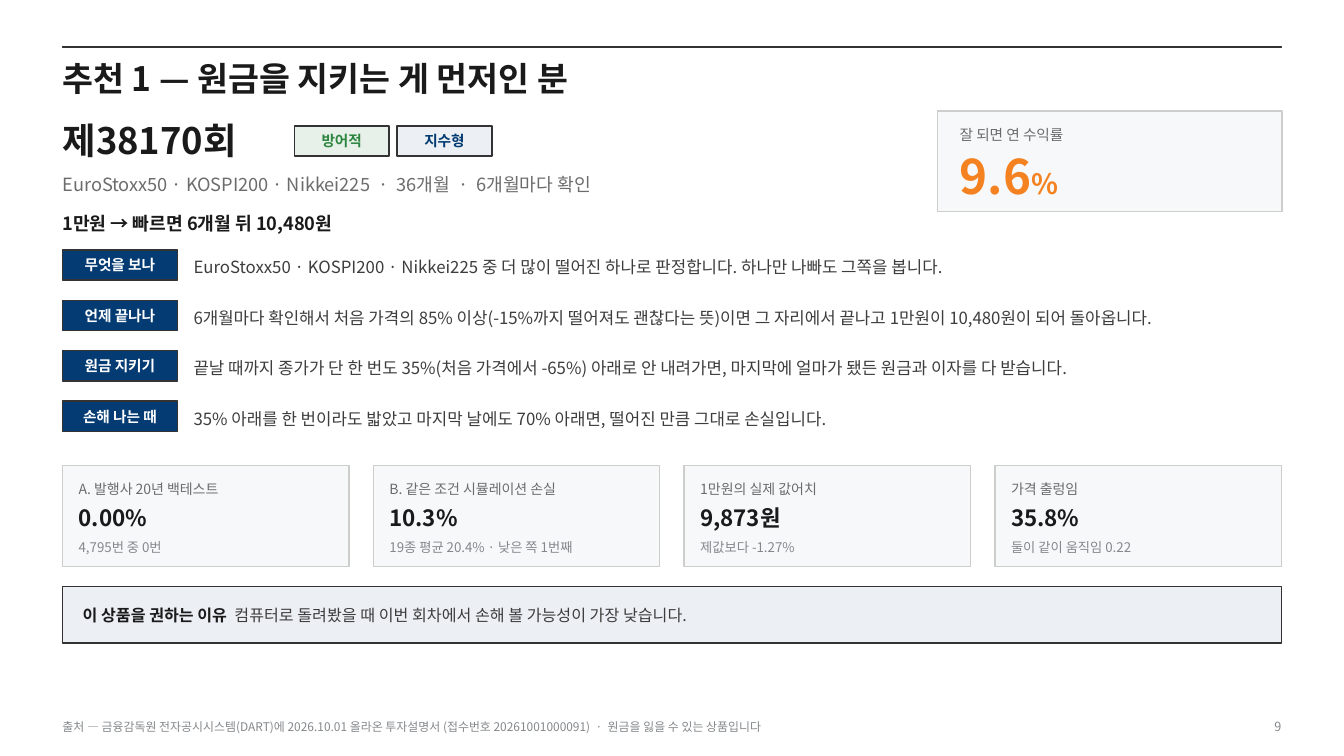
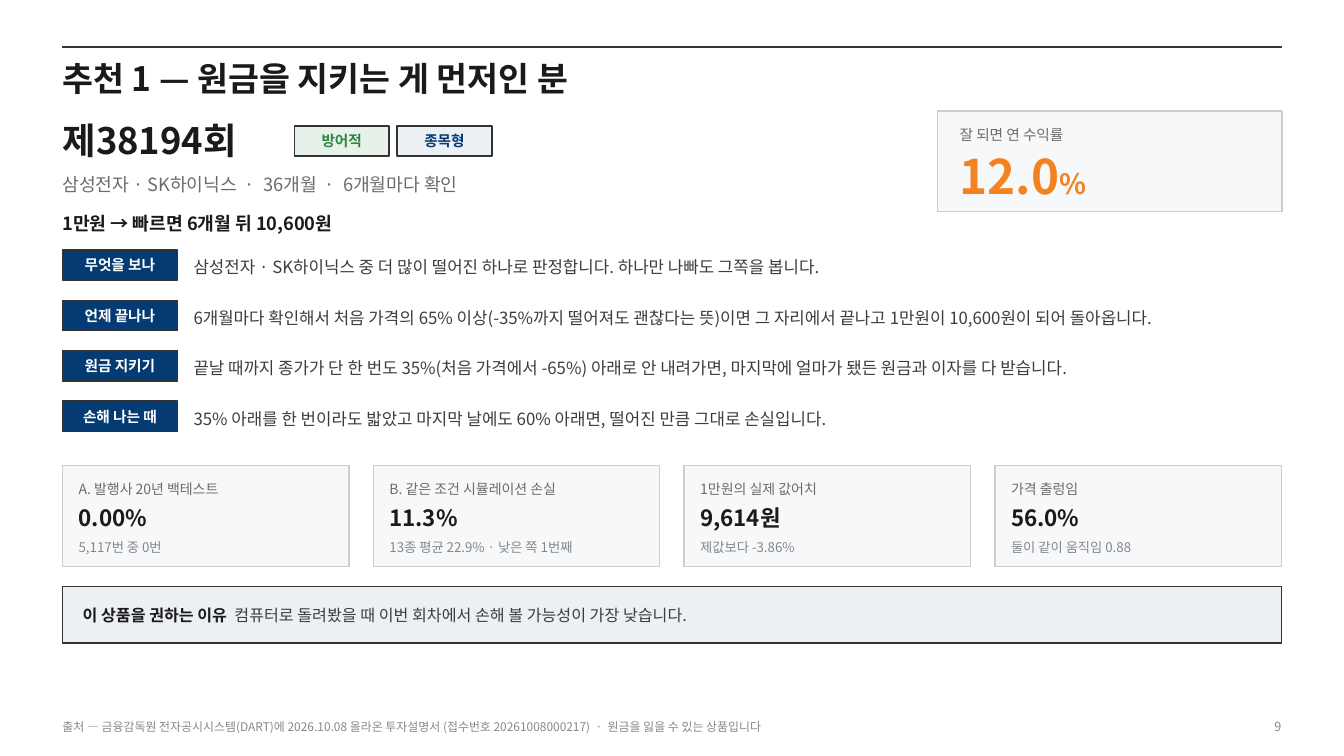
Before and after one commit to hanaroline/work_1, a slide deck: slide 9 of els-analysis-deck.pptx. Drawn at 1344x756 pixels with LibreOffice and Linux fonts; fonts in the diff are those of the drawing. Boxes give left, top, right and bottom in pixels: in the first picture for what was removed or moved away, otherwise in the second. Text is boxed around its words. In the diff, an @@ line names an element or a change of style, - is before the commit and + after.

```diff
--- a/els-analysis-deck.pptx
+++ b/els-analysis-deck.pptx
@@ text at [63,123,238,158]: text changed @@
-제38170회
+제38194회
@@ text at [424,133,464,148]: text changed @@
-지수형
+종목형
@@ text at [62,176,457,193]: text changed @@
-EuroStoxx50 · KOSPI200 · Nikkei225 · 36개월 · 6개월마다 확인
+삼성전자 · SK하이닉스 · 36개월 · 6개월마다 확인
@@ text at [960,158,1060,195]: text changed @@
-9.6%
+12.0%
@@ text at [62,214,332,234]: text changed @@
-1만원 → 빠르면 6개월 뒤 10,480원
+1만원 → 빠르면 6개월 뒤 10,600원
@@ text at [194,259,819,275]: text changed @@
-EuroStoxx50 · KOSPI200 · Nikkei225 중 더 많이 떨어진 하나로 판정합니다. 하나만 나빠도 그쪽을 봅니다.
+삼성전자 · SK하이닉스 중 더 많이 떨어진 하나로 판정합니다. 하나만 나빠도 그쪽을 봅니다.
@@ text at [194,310,1152,327]: text changed @@
-6개월마다 확인해서 처음 가격의 85% 이상(-15%까지 떨어져도 괜찮다는 뜻)이면 그 자리에서 끝나고 1만원이 10,480원이 되어 돌아옵니다.
+6개월마다 확인해서 처음 가격의 65% 이상(-35%까지 떨어져도 괜찮다는 뜻)이면 그 자리에서 끝나고 1만원이 10,600원이 되어 돌아옵니다.
@@ text at [194,411,826,428]: text changed @@
-35% 아래를 한 번이라도 밟았고 마지막 날에도 70% 아래면, 떨어진 만큼 그대로 손실입니다.
+35% 아래를 한 번이라도 밟았고 마지막 날에도 60% 아래면, 떨어진 만큼 그대로 손실입니다.
@@ text at [389,509,457,527]: text changed @@
-10.3%
+11.3%
@@ text at [700,507,781,531]: text changed @@
-9,873원
+9,614원
@@ text at [1011,509,1079,527]: text changed @@
-35.8%
+56.0%
@@ text at [79,541,162,554]: text changed @@
-4,795번 중 0번
+5,117번 중 0번
@@ text at [389,541,573,553]: text changed @@
-19종 평균 20.4% · 낮은 쪽 1번째
+13종 평균 22.9% · 낮은 쪽 1번째
@@ text at [700,541,795,553]: text changed @@
-제값보다 -1.27%
+제값보다 -3.86%
@@ text at [1011,541,1131,553]: text changed @@
-둘이 같이 움직임 0.22
+둘이 같이 움직임 0.88
@@ text at [62,721,761,733]: text changed @@
-출처 — 금융감독원 전자공시시스템(DART)에 2026.10.01 올라온 투자설명서 (접수번호 20261001000091) · 원금을 잃을 수 있는 상품입니다
+출처 — 금융감독원 전자공시시스템(DART)에 2026.10.08 올라온 투자설명서 (접수번호 20261008000217) · 원금을 잃을 수 있는 상품입니다
```
Also in this commit, not shown: 15 other slides changed, 23 other files.
